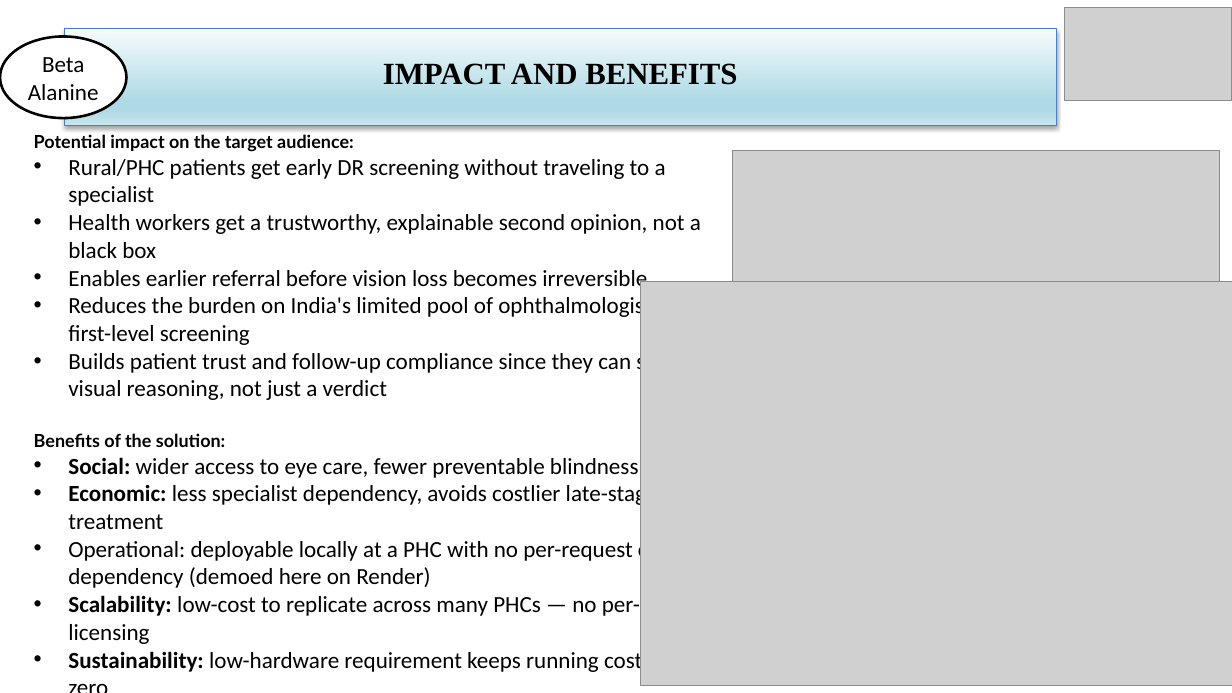
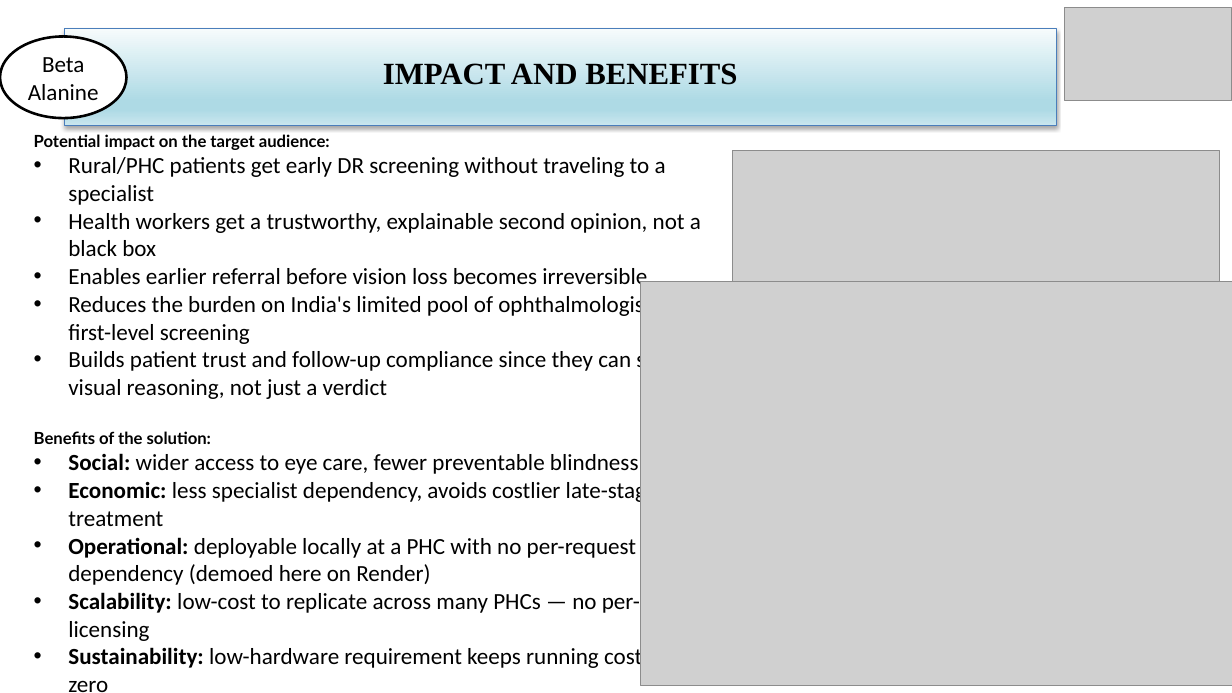
Before and after one commit to stoic-bruh/retinascan-ai, a slide deck: slide 5 of submission/BetaAlanine_SIH2026_Presentation.pptx. Drawn at 1232x693 pixels with LibreOffice and Linux fonts; fonts in the diff are those of the drawing; grey boxes stand for pictures. Boxes give left, top, right and bottom in pixels: in the first picture for what was removed or moved away, otherwise in the second. Text is boxed around its words. In the diff, an @@ line names an element or a change of style, - is before the commit and + after.

Commit message:
Update final presentation deck and optimize image pipeline for Render 512MB RAM constraint

```diff
--- a/submission/BetaAlanine_SIH2026_Presentation.pptx
+++ b/submission/BetaAlanine_SIH2026_Presentation.pptx
@@ text at bbox=[34, 134, 636, 585]: size 14 to 13 pt in "Potential impact on the target audience:", "Benefits of the solution:"; bold on in "Operational:" @@
```
Also in this commit, not shown: 2 other slides changed, 3 other files.
